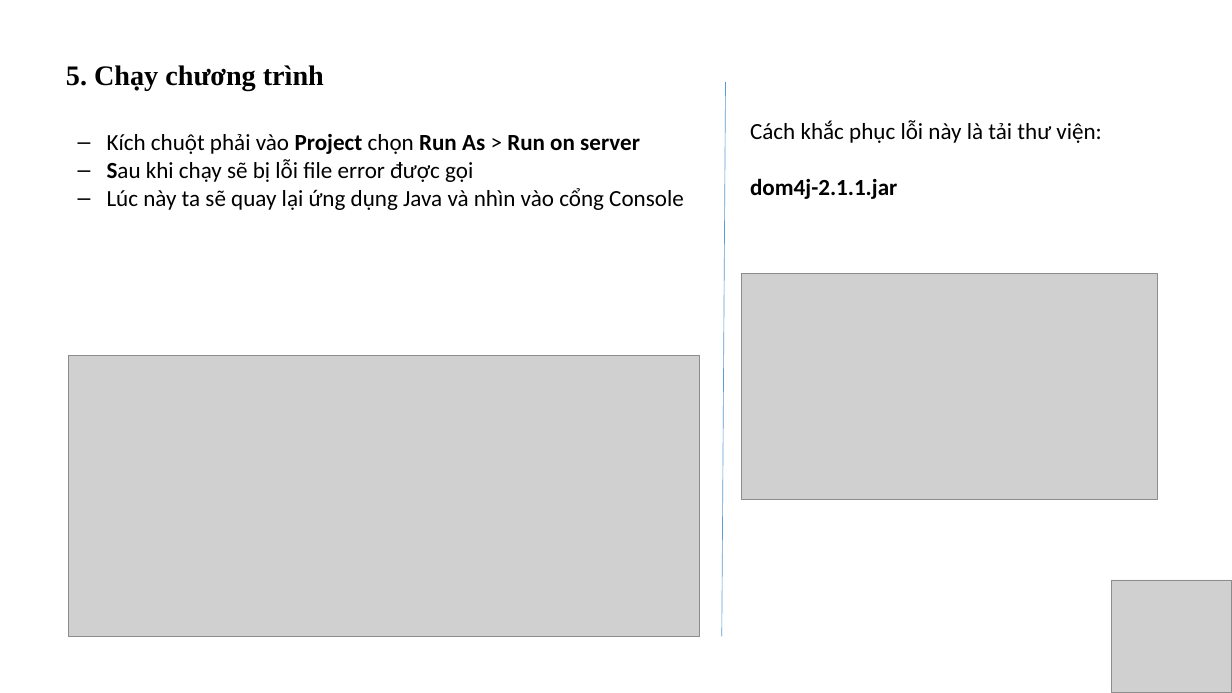
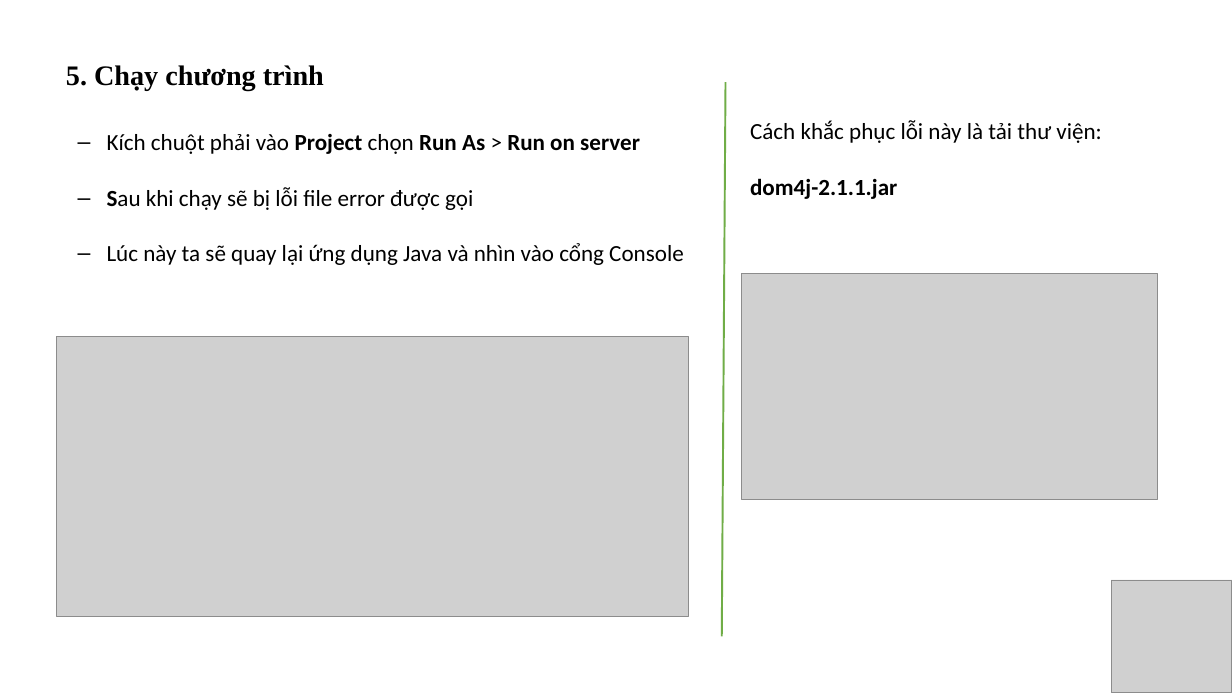
Before and after one commit to Dia2001/jsp-servlet-hibernate-mysql-curd, a slide deck: slide 16 of docs/Hibernate.pptx. Drawn at 1232x693 pixels with LibreOffice and Linux fonts; fonts in the diff are those of the drawing; grey boxes stand for pictures. Boxes give left, top, right and bottom in pixels: in the first picture for what was removed or moved away, otherwise in the second. Text is boxed around its words. In the diff, an @@ line names an element or a change of style, - is before the commit and + after.

```diff
--- a/docs/Hibernate.pptx
+++ b/docs/Hibernate.pptx
@@ line (726, 82) - (722, 637): stroke #5B9BD5 0.5 pt to #70AD47 1.5 pt @@
@@ text "Kích chuột phải vào Project ..." rewrapped from (107, 134, 684, 210) to (107, 134, 684, 265) @@
@@ picture: place and size @@
-picture at (68, 356, 700, 637)
+picture at (56, 336, 688, 617)
```
Also in this commit, not shown: 12 other slides changed, 1 other file.
